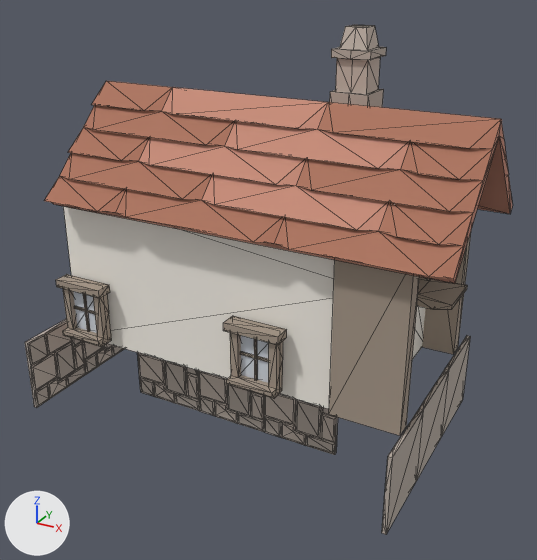
A saved change to the OBJ model examples/showcase/res/models/modular-village/village-tavern.obj.
The view is the same before and after, from a 50 mm camera at (4.44, -7.55, 5.69) aimed at (0.36, -0.13, 1.98). Arrows for +X, +Y and +Z are at lower left; the lights stay in place. The picture after the commit comes second. Mesh edges are drawn as thin lines. Where no turn or scale is listed for an object, it has been applied to the vertices. Vertices at exactly the same position are counted once.

Names of what the first picture shows: 'village-tavern'.
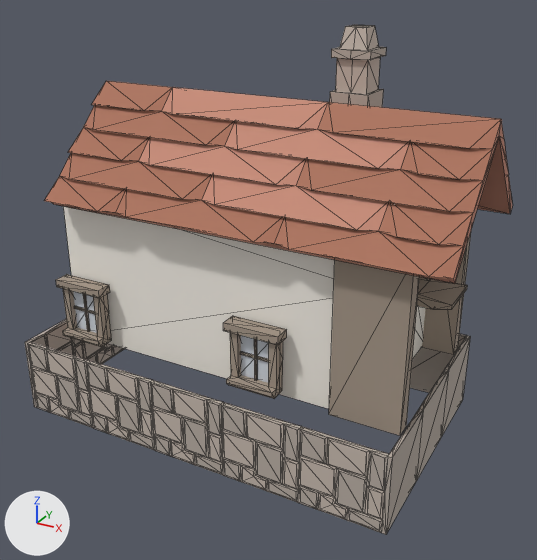
Changed parts and their boxes [x1, y1, x2, y2] in the pictures (537 x 560 px):
part 1 of me_village_tavern, deleted
    before: [137, 352, 338, 455]
part 2 of me_village_tavern, added
    after: [410, 334, 467, 393]
part 3 of me_village_tavern, added
    after: [27, 342, 389, 533]

The change, as a diff of the scene's bpy script:
```diff
--- a/examples/showcase/res/models/modular-village/village-tavern.obj.py
+++ b/examples/showcase/res/models/modular-village/village-tavern.obj.py
@@ me_village_tavern @@
 # used by ob_village_tavern; location = (0.0, 0.0, 0.0)
-me_village_tavern.from_pydata(...)  # 1275 vertices, 2512 faces; spans x -2.55..2.9, y -1.5..1.5, z 0.0..4.9
+me_village_tavern.from_pydata(...)  # 1495 vertices, 3000 faces; spans x -2.55..2.9, y -1.51..1.51, z 0.0..4.9
+# me_village_tavern part 1: the loose piece of 181 vertices spanning x -1.5..1.5, y -0.51..-0.45, z 0.0..1.0 is deleted
+# me_village_tavern part 2: 291 vertices added at x -2.5..2.5, y 1.45..1.51, z 0.0..1.0
+# me_village_tavern part 3: 291 vertices added at x -2.5..2.5, y -1.51..-1.45, z 0.0..1.0
+# other edits to the shape of me_village_tavern do not show in these pictures
 me_village_tavern.materials.append(mat_stone_brit_gray)
```
